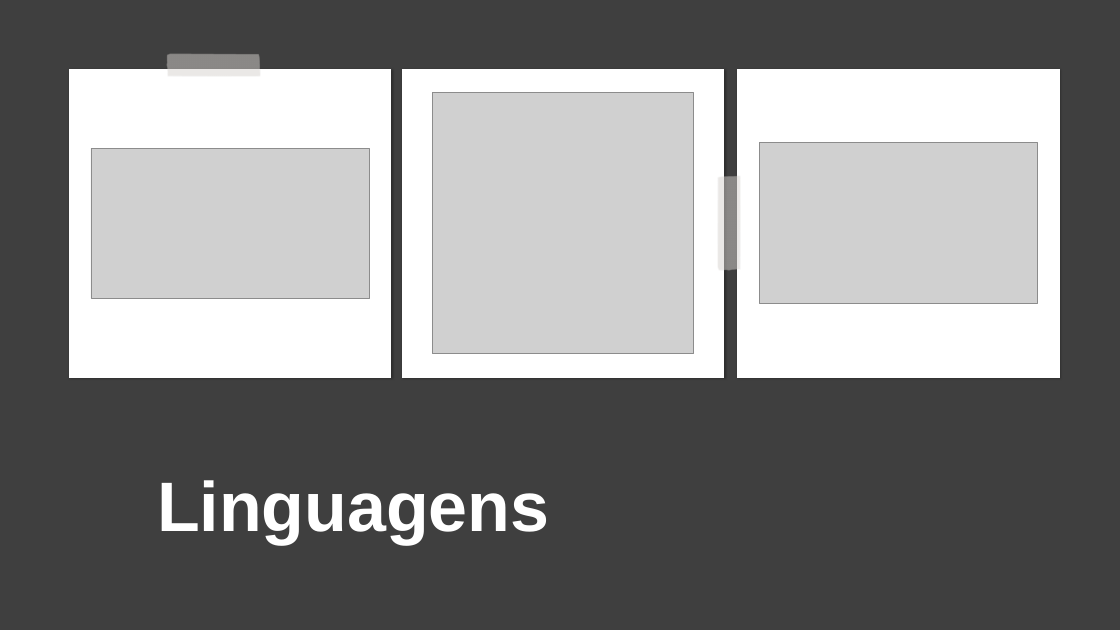
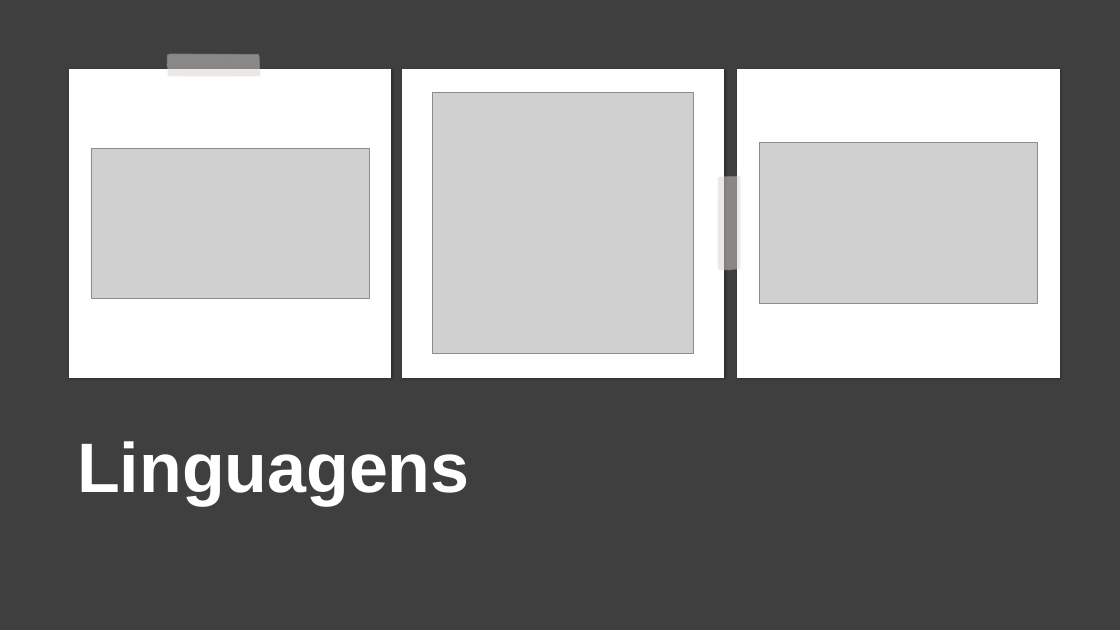
Before and after one commit to TCC-Disk-Pizza-Nostra-Casa/Conteudo_TCC, a slide deck: slide 7 of Planejamento/TCC - Desenvolvimento de Sistemas - Pizzaria.pptx (slide 8 before the commit). Drawn at 1120x630 pixels with LibreOffice and Linux fonts; fonts in the diff are those of the drawing; grey boxes stand for pictures. Boxes give left, top, right and bottom in pixels: in the first picture for what was removed or moved away, otherwise in the second. Text is boxed around its words. In the diff, an @@ line names an element or a change of style, - is before the commit and + after.

```diff
--- a/Planejamento/TCC - Desenvolvimento de Sistemas - Pizzaria.pptx
+++ b/Planejamento/TCC - Desenvolvimento de Sistemas - Pizzaria.pptx
@@ text "Linguagens": place and size @@
-text "Linguagens" at (157, 480, 549, 544)
+text "Linguagens" at (77, 441, 469, 505)
```
Also in this commit, not shown: 5 other slides changed, 4 slides added, 4 slides removed, 1 other file.
